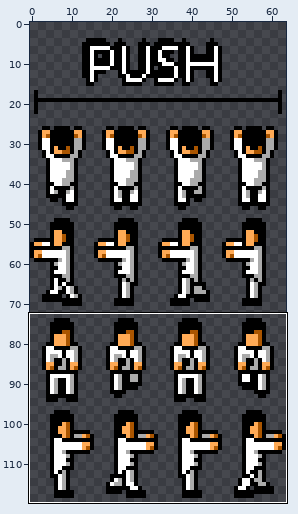
Two versions of one sprite sheet, Client/Texture/Player/Push.png. Above, an overview of the earlier version with the close-up marked.
Close-up. The starting point:
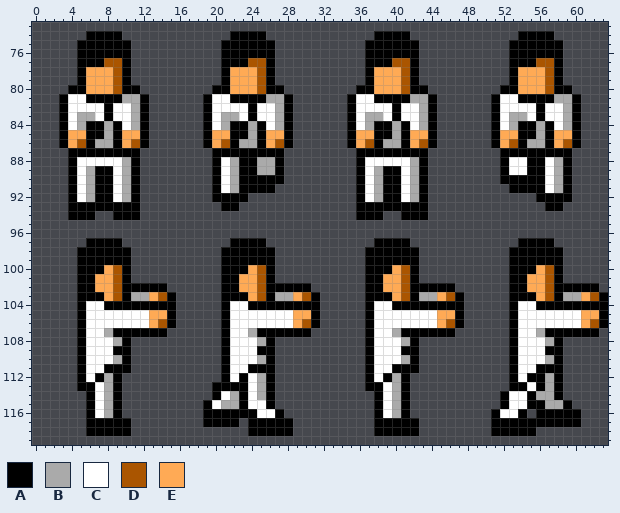
The file is 64x120 pixels. Colours within 5 levels of each other are drawn and written as one. Shown: x 0..63, y 73..119. The commit also changed other parts of the picture, which this record leaves out.
Palette (. is transparent): A #000000  B #aaaaaa  C #ffffff  D #aa5500  E #ffaa55
After the commit:
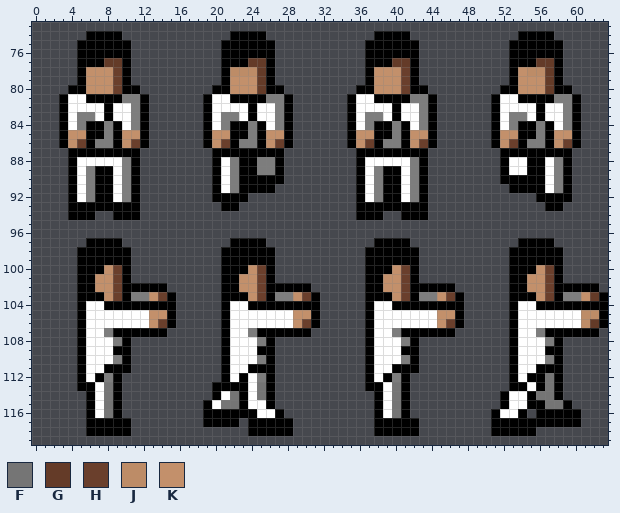
Colours new in this view: F #757575  G #643b28  H #6a3f2c  J #bd8c67  K #c3906b
The edit:
colour B: #aaaaaa -> #7d7d7d
y 77: x 8..9 DD -> GG; x 24..25 DD -> GG; x 40..41 DD -> GG; x 56..57 DD -> GG
y 78: x 6..9 EEED -> KKKH; x 22..25 EEED -> JJJG; x 38..41 EEED -> KKKH; x 54..57 EEED -> KJJG
y 79..80: x 6..9 EEED -> KKKH; x 22..25 EEED -> KKKG; x 38..41 EEED -> KKKH; x 54..57 EEED -> KKKG
y 85: x 4..5 EE -> KK; x 10..11 EE -> KK; x 20..21 EE -> KK; x 26..27 EE -> KK; x 36..37 EE -> KK; x 42..43 EE -> KK; x 52..53 EE -> KK; x 58..59 EE -> KK
y 86: x 4..5 ED -> KH; x 10..11 ED -> KH; x 20..21 ED -> KH; x 26..27 ED -> KH; x 36..37 ED -> KH; x 42..43 ED -> KH; x 52..53 ED -> KH; x 58..59 ED -> KH
y 100: x 8..9 ED -> KH; x 24..25 ED -> KH; x 40..41 ED -> KH; x 56..57 ED -> KH
y 101..102: x 7..9 EED -> KKH; x 23..25 EED -> KKH; x 39..41 EED -> KKH; x 55..57 EED -> KKH
y 103: x 8..9 ED -> KH; x 13..14 ED -> KH; x 24..25 ED -> KH; x 29..30 ED -> KH; x 40..41 ED -> KH; x 45..46 ED -> KH; x 56..57 ED -> KH; x 61..62 ED -> KG
y 105: x 13..14 EE -> KK; x 29..30 EE -> KK; x 45..46 EE -> KK; x 61..62 EE -> JJ
y 106: x 13..14 ED -> KH; x 29..30 ED -> KH; x 45..46 ED -> KH; x 61..62 ED -> JG
y 112: x 57 B -> F
y 113: x 8 B -> F; x 25 B -> F; x 40 B -> F; x 57 B -> F
y 114: x 8 B -> F; x 22 B -> F; x 25 B -> F; x 40 B -> F; x 56..57 BB -> FF
y 115: x 8 B -> F; x 21..22 BB -> FF; x 40 B -> F; x 57..58 BB -> FF
y 116: x 8 B -> F; x 40 B -> F
